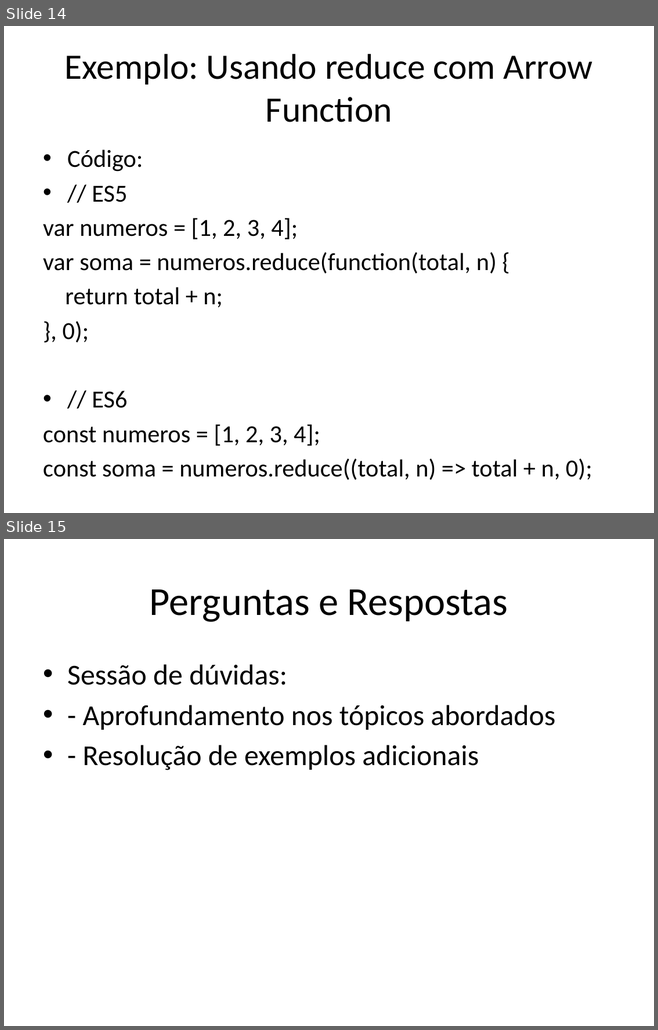
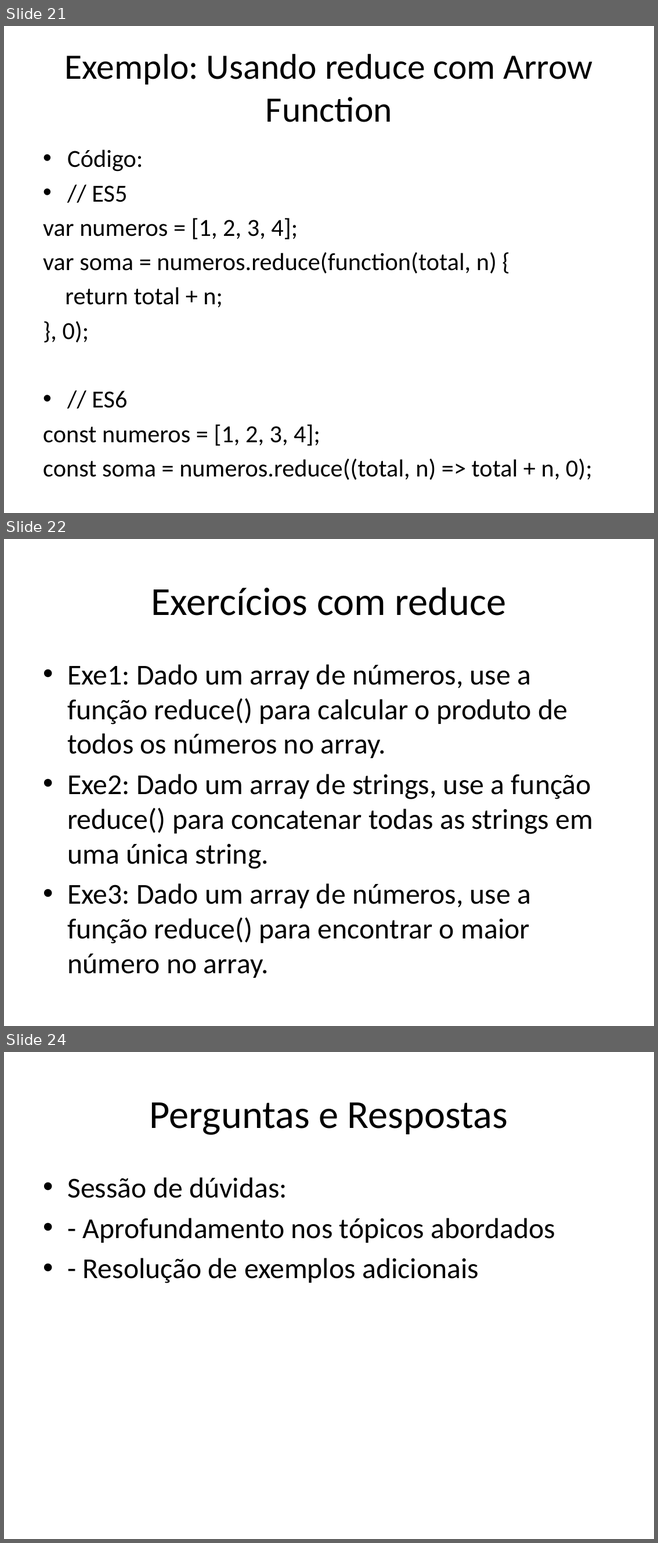
Before and after one commit to dfpires/progcomp2-2024b, a slide deck: ES5e6.pptx. Shown one above the other, each under a label of ours: slides 14 and 15 before the commit, slides 21, 22 and 24 after it; the slides between them are not shown. The pictures are 658x1030 and 658x1543 pixels, drawn with LibreOffice and Linux fonts; fonts in the diff are those of the drawing. Boxes give left, top, right and bottom in pixels: in the first picture for what was removed or moved away, otherwise in the second. Text is boxed around its words. In the diff, an @@ line names an element or a change of style, - is before the commit and + after.

```diff
--- a/ES5e6.pptx
+++ b/ES5e6.pptx
@@ slide 22 added at box(4, 539, 654, 1026), background #FFFFFF @@
@@ title added at box(151, 587, 506, 616), 44 pt, text #000000 @@
+Exercícios com reduce
@@ text added at box(67, 664, 593, 978), 32 pt, text #000000 @@
+• Exe1: Dado um array de números, use a função reduce() para calcular o produto de todos os números no array.
+• Exe2: Dado um array de strings, use a função reduce() para concatenar todas as strings em uma única string.
+• Exe3: Dado um array de números, use a função reduce() para encontrar o maior número no array.
@@ what was slide 14 is now slide 21 @@
@@ what was slide 15 is now slide 24 @@
```
Also in this commit, not shown: 2 slides changed, 8 other slides added.
